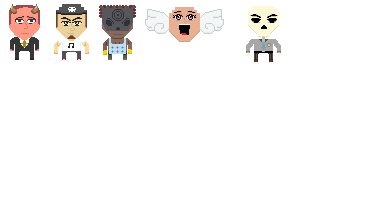
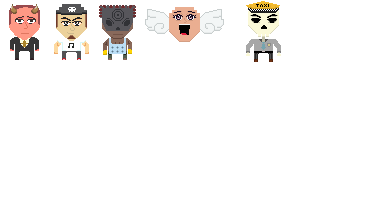
Layers edited between the first and the second 384x208 image:
added layer "Livello 4" above "Caronte" over (246, 1, 280, 13)
